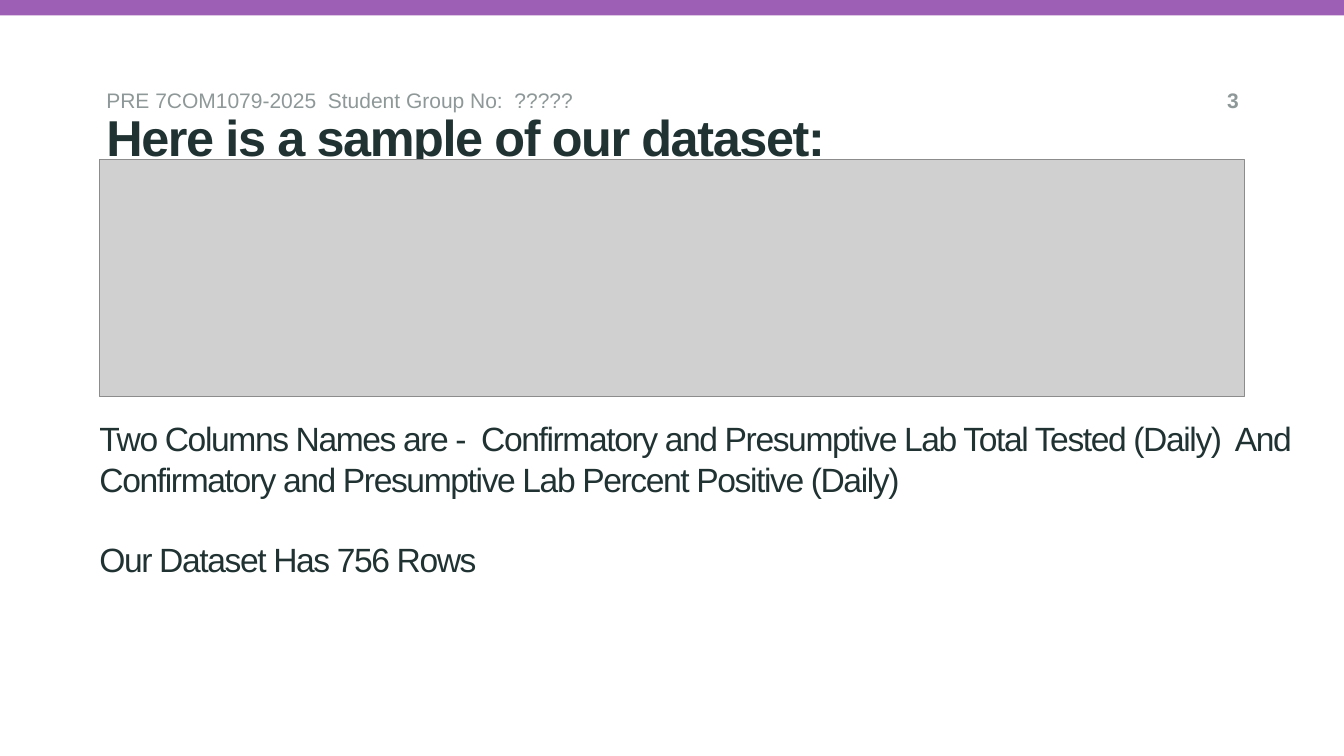
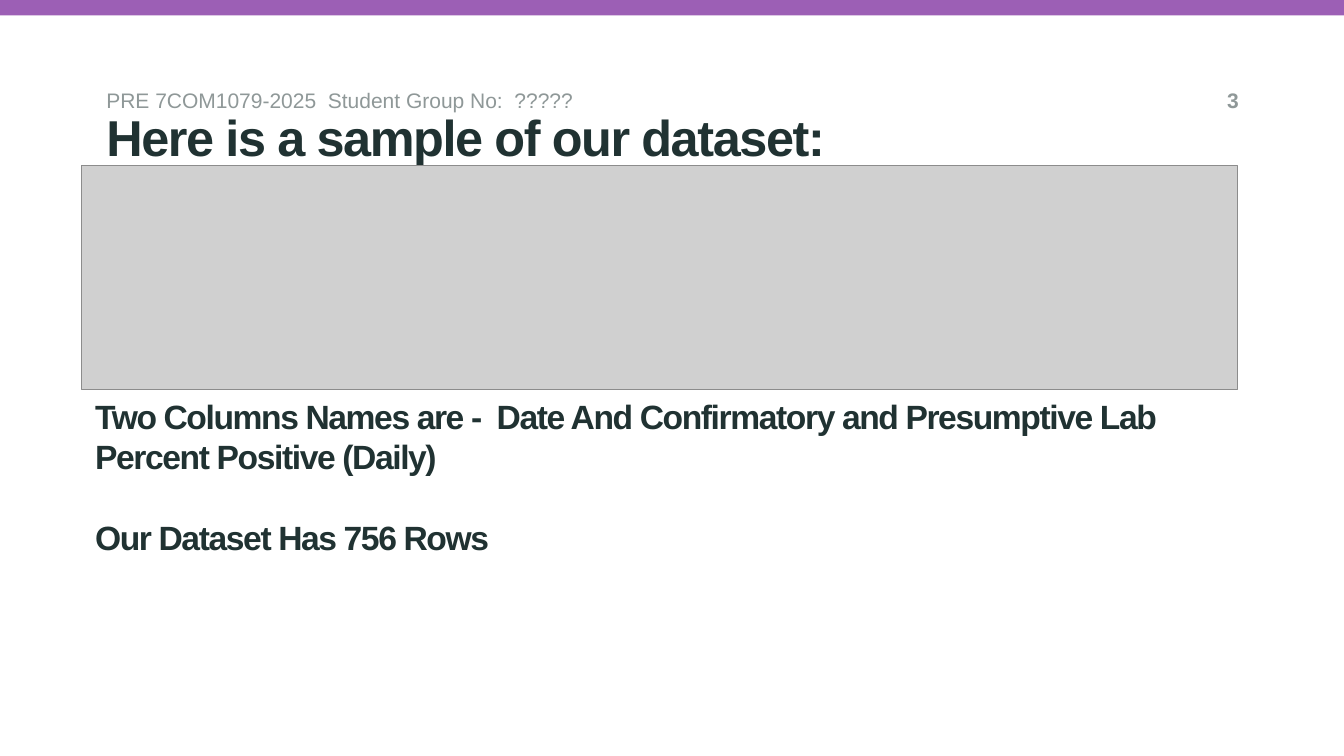
Before and after one commit to sh25aao/A80-TRDP-GroupProjectReport, a slide deck: slide 3 of reseach_question_presentation_template.pptx. Drawn at 1344x756 pixels with LibreOffice and Linux fonts; fonts in the diff are those of the drawing; grey boxes stand for pictures; background and template pictures are left out. Boxes give left, top, right and bottom in pixels: in the first picture for what was removed or moved away, otherwise in the second. Text is boxed around its words. In the diff, an @@ line names an element or a change of style, - is before the commit and + after.

```diff
--- a/reseach_question_presentation_template.pptx
+++ b/reseach_question_presentation_template.pptx
@@ picture: place and size @@
-picture at bbox=[100, 159, 1245, 397]
+picture at bbox=[82, 166, 1238, 390]
@@ text at bbox=[95, 404, 1157, 551]: text changed; bold on @@
-Two Columns Names are - Confirmatory and Presumptive Lab Total Tested (Daily) And Confirmatory and Presumptive Lab Percent Positive (Daily)
-Our Dataset Has 756 Rows
+Two Columns Names are - Date And Confirmatory and Presumptive Lab Percent Positive (Daily)
+Our Dataset Has 756 Rows
```
Also in this commit, not shown: 4 other slides changed.
